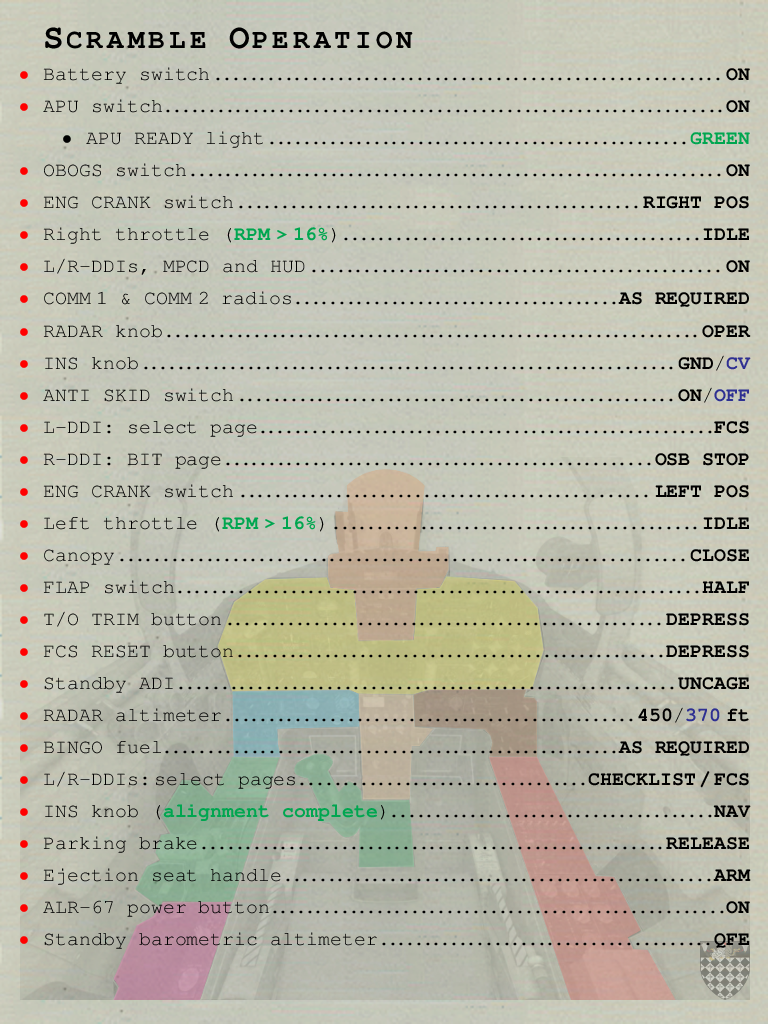
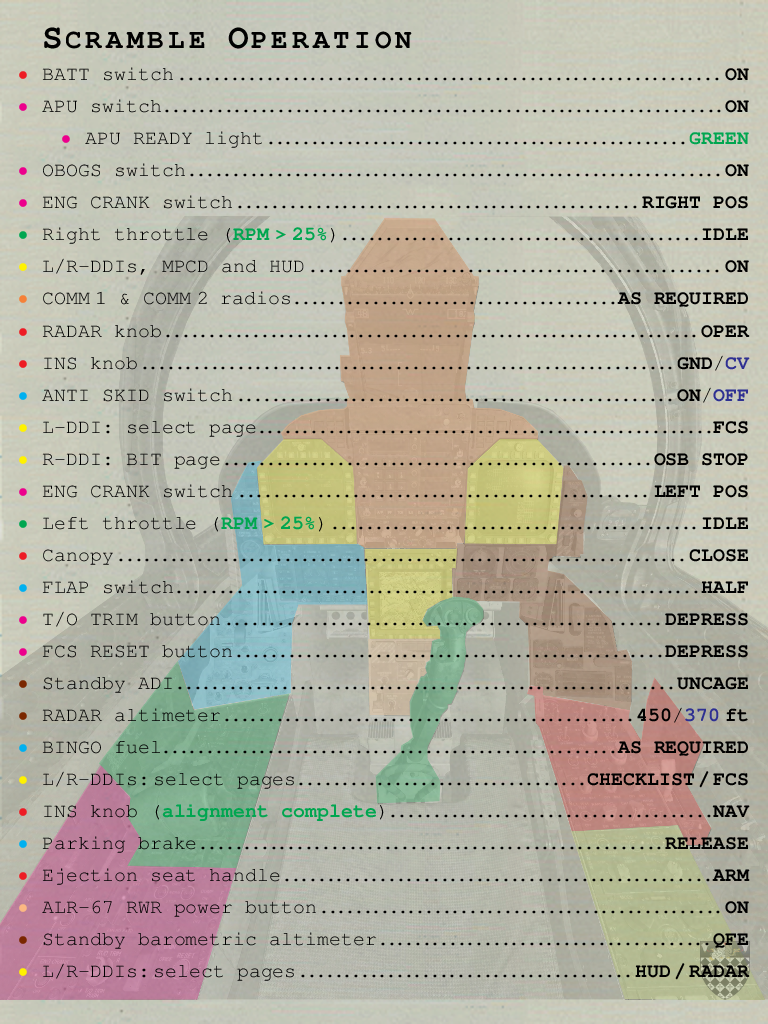
Comparing the layer stacks of the two 768px x 1024px images. Changes:
"Clipboard": opacity 31% → 100%, moved it above "Logo", painted on it over [19, 27, 750, 1000]
moved "Logo" above "Cockpit" over [700, 941, 750, 1000]
renamed "FA-18C_Kneeboard-0.png copy" to "Cockpit", opacity 100% → 42%, painted on it over [0, 27, 768, 1000]
